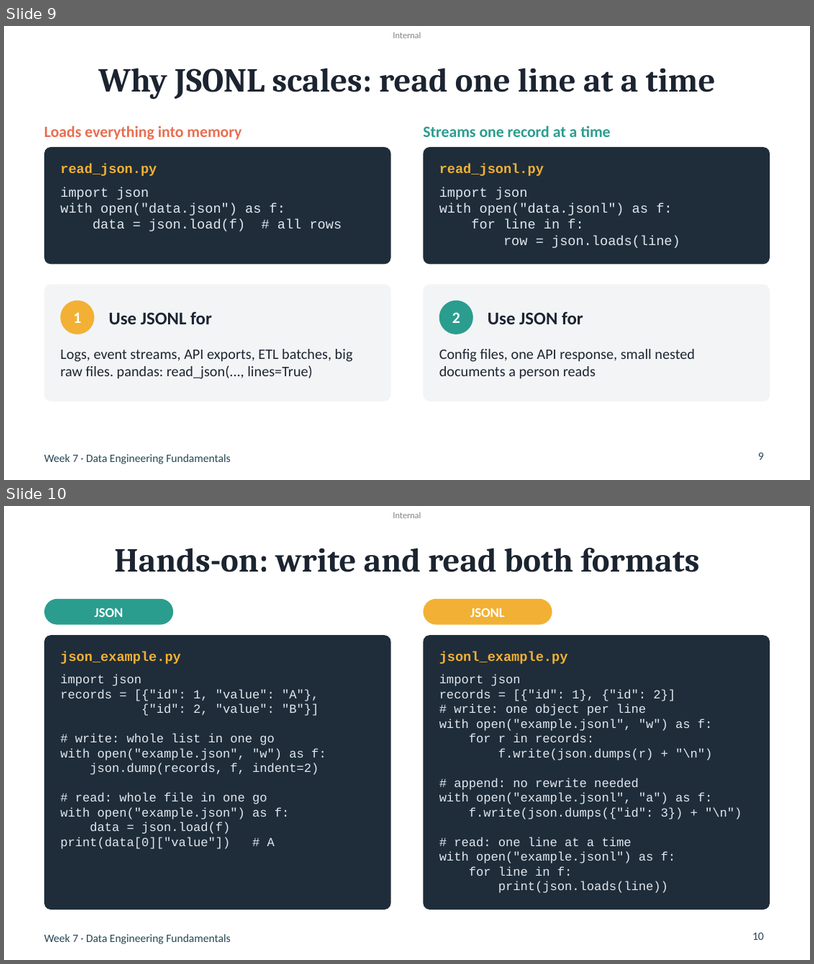
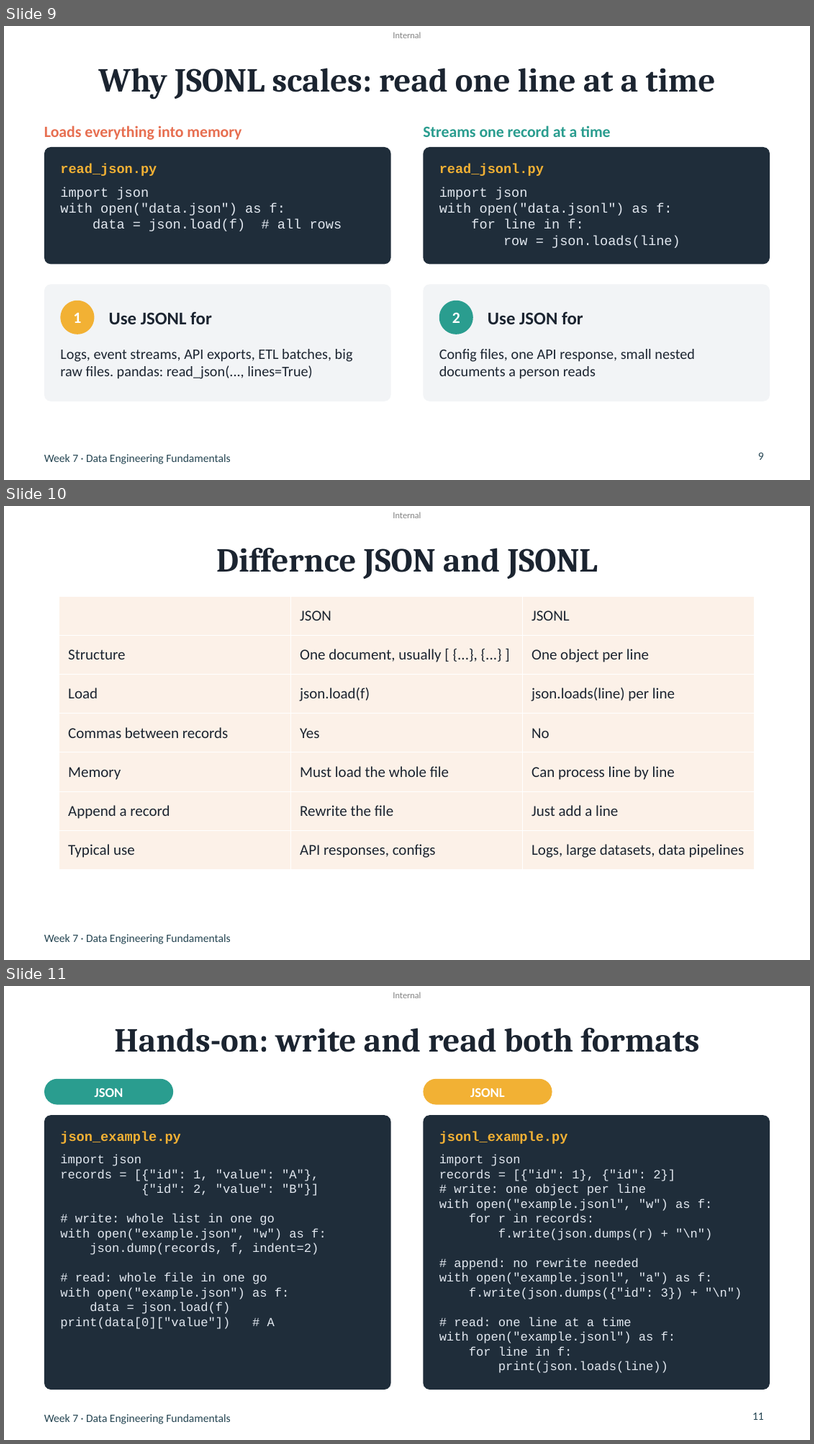
Before and after one commit to joejoe192/olist-de-capstone, a slide deck: week7_day_1_file_formats_and_working_at_scale.pptx. Shown one above the other, each under a label of ours: slides 9 and 10 before the commit, slides 9, 10 and 11 after it. The pictures are 814x964 and 814x1444 pixels, drawn with LibreOffice and Linux fonts; fonts in the diff are those of the drawing. Boxes give left, top, right and bottom in pixels: in the first picture for what was removed or moved away, otherwise in the second. Text is boxed around its words. In the diff, an @@ line names an element or a change of style, - is before the commit and + after.

```diff
--- a/week7_day_1_file_formats_and_working_at_scale.pptx
+++ b/week7_day_1_file_formats_and_working_at_scale.pptx
@@ slide 10 added at [4,506,810,960], background #FFFFFF; not listed: 2 template elements that a slide beside it also shows @@
@@ title added at [216,548,598,579], 40 pt, text #1B2430, bold @@
+Differnce JSON and JSONL
@@ table added at [59,596,755,870], 7 rows, 3 columns @@
+ | JSON | JSONL
+Structure | One document, usually [ {...}, {...} ] | One object per line
+Load | json.load(f) | json.loads(line) per line
+Commas between records | Yes | No
+Memory | Must load the whole file | Can process line by line
+Append a record | Rewrite the file | Just add a line
+Typical use | API responses, configs | Logs, large datasets, data pipelines
@@ what was slide 10 is now slide 11 @@
@@ page number at [753,1412,764,1419]: text changed @@
-10
+11
```
Also in this commit, not shown: 7 slides changed, 2 other slides added.
